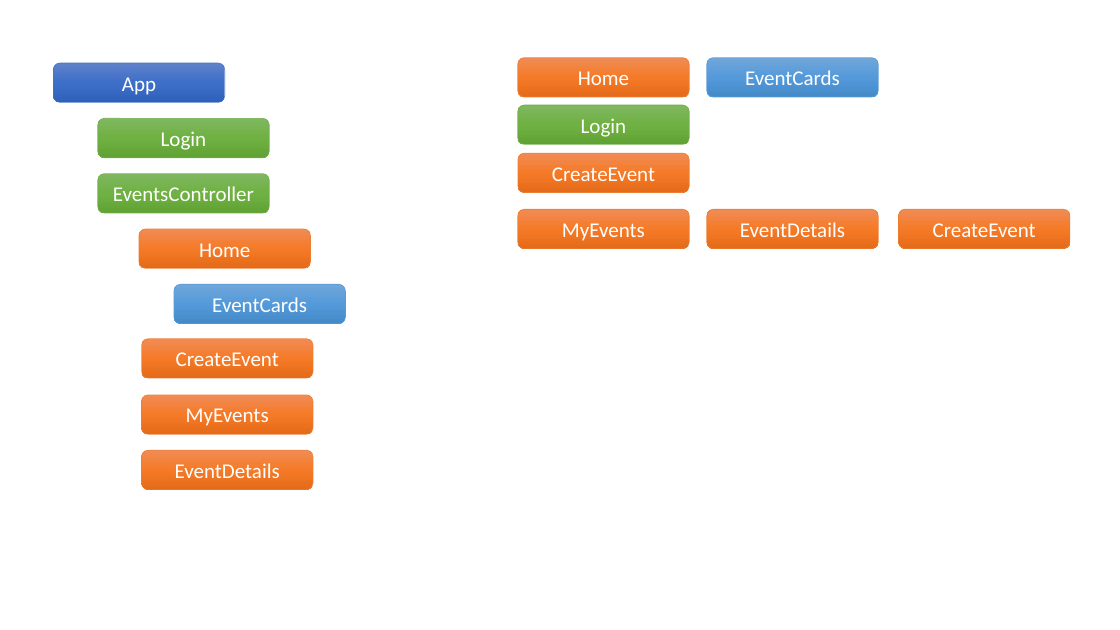
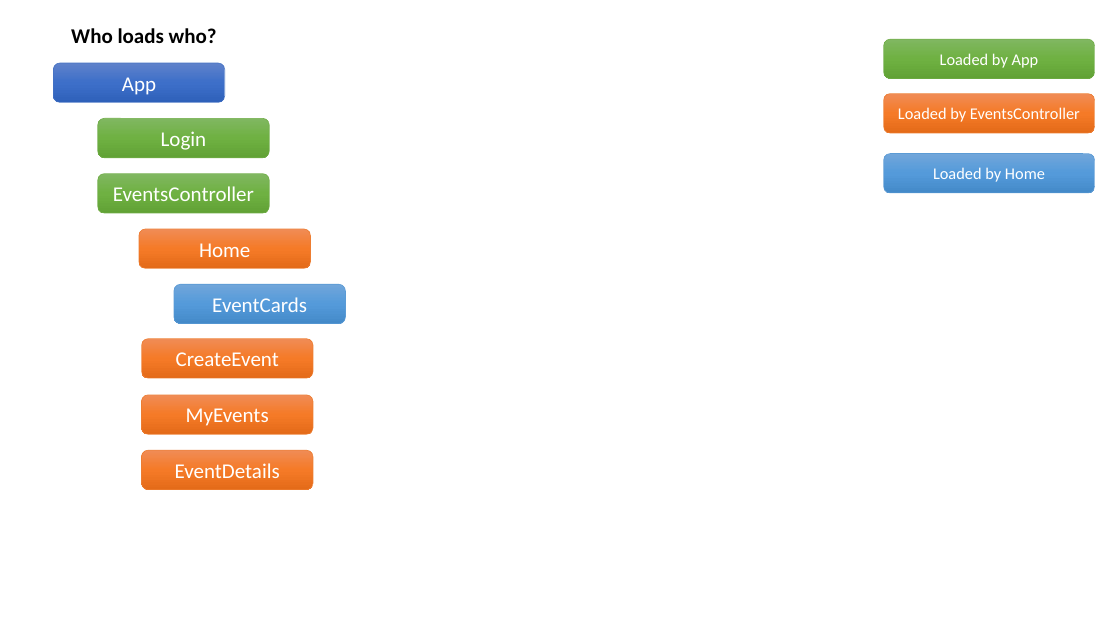
Before and after one commit to klequis/react-router-learn, a slide deck: slide 1 of events-sim/event-sim.pptx. Drawn at 1120x630 pixels with LibreOffice and Linux fonts; fonts in the diff are those of the drawing. Boxes give left, top, right and bottom in pixels: in the first picture for what was removed or moved away, otherwise in the second. Text is boxed around its words. In the diff, an @@ line names an element or a change of style, - is before the commit and + after.

```diff
--- a/events-sim/event-sim.pptx
+++ b/events-sim/event-sim.pptx
@@ text added at (71,28,217,43), 18 pt, text #000000, bold @@
+Who loads who?
@@ rounded rectangle removed at (518,58,689,97) @@
-Home
@@ rounded rectangle removed at (707,58,878,97) @@
-EventCards
@@ rounded rectangle added at (884,39,1095,79), fill gradient #81B861 to #6FB242 to #62A336, outline #70AD47 0.5 pt, 14 pt, text #FFFFFF @@
+Loaded by App
@@ rounded rectangle removed at (518,105,689,145) @@
-Login
@@ rounded rectangle added at (884,93,1095,133), fill gradient #F18C57 to #F67B28 to #E56C19, outline #ED7D31 0.5 pt, 14 pt, text #FFFFFF @@
+Loaded by EventsController
@@ rounded rectangle removed at (518,153,690,192) @@
-CreateEvent
@@ rounded rectangle added at (884,154,1095,193), fill gradient #71A6DB to #559BDB to #448ACA, outline #5B9BD5 0.5 pt, 14 pt, text #FFFFFF @@
+Loaded by Home
@@ rounded rectangle removed at (518,209,689,249) @@
-MyEvents
@@ rounded rectangle removed at (707,209,878,249) @@
-EventDetails
@@ rounded rectangle removed at (899,209,1070,249) @@
-CreateEvent
```
Also in this commit, not shown: 7 slides added, 16 other files.
